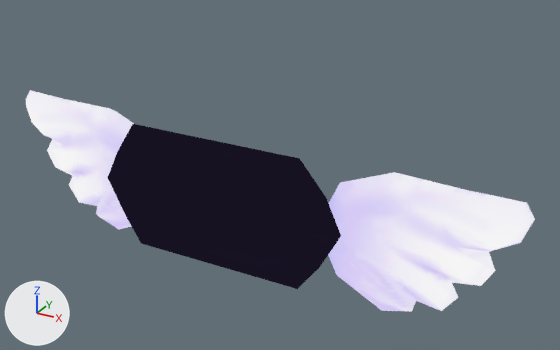
One commit to the glTF model godot/Wings.glb: the scene before it, then after it.
One viewpoint serves both versions: a 50 mm lens placed at (0.594, -0.954, 0.514), pointed at (0.06, 0.018, 0.028). The lights are fixed; the arrows at lower left show +X, +Y and +Z. The picture after the commit comes second. Both versions are drawn at full value of the shape key 'Small' of 'wingout.002'; the numbers are the values there. Vertices at exactly the same position are counted once.

The first picture shows 'wingout.002'.
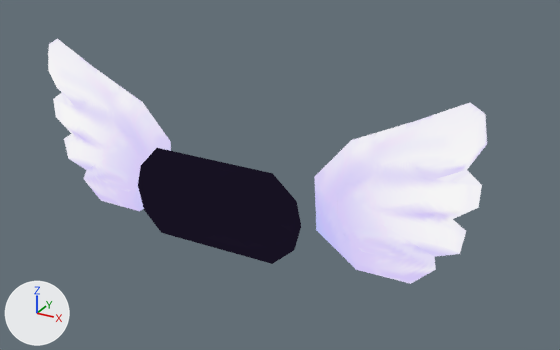
Boxes [x1, y1, x2, y2] around the edits, measured in the pictures (560 x 350 px; the box of a moved part takes in the faces that stretch with it):
'wingout.002', reshaped (14% narrower, 10% taller): before [26, 90, 535, 312]; after [48, 39, 487, 284]
part 1 of me_wingout_006, moved or reshaped: before [328, 172, 535, 312]; after [314, 103, 487, 284]
part 2 of me_wingout_006, moved or reshaped: before [26, 90, 134, 229]; after [48, 39, 171, 211]
part 3 of me_wingout_006, moved or reshaped: before [108, 124, 341, 289]; after [138, 148, 301, 264]

Diff of the bpy script that builds the scene:
```diff
--- a/godot/Wings.glb.py
+++ b/godot/Wings.glb.py
@@ me_wingout_006 @@
 # used by ob_wingout_002; location = (0.0, 0.0, 0.0)
-me_wingout_006.from_pydata(...)  # 116 vertices, 212 faces; spans x -0.452..0.449, y -0.074..0.039, z -0.15..0.105
-me_wingout_006.vertices[106].co = (0.141, -0.074, 0.105)  # pixel (299, 158)
-me_wingout_006.vertices[107].co = (0.139, -0.074, -0.105)  # pixel (297, 289)
-me_wingout_006.vertices[108].co = (0.206, -0.071, 0.0)  # pixel (341, 235)
-me_wingout_006.vertices[109].co = (-0.149, -0.074, 0.105)  # pixel (132, 123)
-me_wingout_006.vertices[110].co = (-0.152, -0.074, -0.105)  # pixel (141, 243)
-me_wingout_006.vertices[111].co = (-0.213, -0.071, 0.0)  # pixel (107, 177)
-me_wingout_006.vertices[112].co = (0.182, -0.072, 0.054)  # pixel (325, 197)
-me_wingout_006.vertices[113].co = (-0.185, -0.072, 0.053)  # pixel (117, 150)
-me_wingout_006.vertices[114].co = (-0.182, -0.072, -0.059)  # pixel (124, 214)
-me_wingout_006.vertices[115].co = (0.174, -0.072, -0.059)  # pixel (319, 267)
+me_wingout_006.from_pydata(...)  # 116 vertices, 212 faces; spans x -0.385..0.377, y -0.073..0.039, z -0.091..0.198
+# me_wingout_006 part 1: the loose piece of 53 vertices spanning x 0.133..0.449, y -0.033..0.039, z -0.15..0.081 is turned -28.2 degrees about the y axis through its middle, then moved by (-0.018, 0.0, 0.067)
+# me_wingout_006 part 2: the loose piece of 53 vertices spanning x -0.452..-0.141, y -0.033..0.039, z -0.14..0.095 is turned 25.4 degrees about the y axis through its middle, then moved by (0.017, 0.0, 0.054)
+# me_wingout_006 part 3
+me_wingout_006.vertices[106].co = (0.098, -0.073, 0.073)  # pixel (272, 173)
+me_wingout_006.vertices[107].co = (0.097, -0.073, -0.074)  # pixel (272, 263)
+me_wingout_006.vertices[108].co = (0.144, -0.071, 0.0)  # pixel (301, 226)
+me_wingout_006.vertices[109].co = (-0.106, -0.073, 0.074)  # pixel (156, 147)
+me_wingout_006.vertices[110].co = (-0.108, -0.073, -0.074)  # pixel (161, 232)
+me_wingout_006.vertices[111].co = (-0.151, -0.071, 0.0)  # pixel (137, 185)
+me_wingout_006.vertices[112].co = (0.136, -0.072, 0.038)  # pixel (296, 201)
+me_wingout_006.vertices[113].co = (-0.141, -0.072, 0.037)  # pixel (140, 165)
+me_wingout_006.vertices[114].co = (-0.141, -0.072, -0.042)  # pixel (144, 210)
+me_wingout_006.vertices[115].co = (0.133, -0.072, -0.042)  # pixel (294, 250)
 me_wingout_006.materials.append(mat_wings)
```
